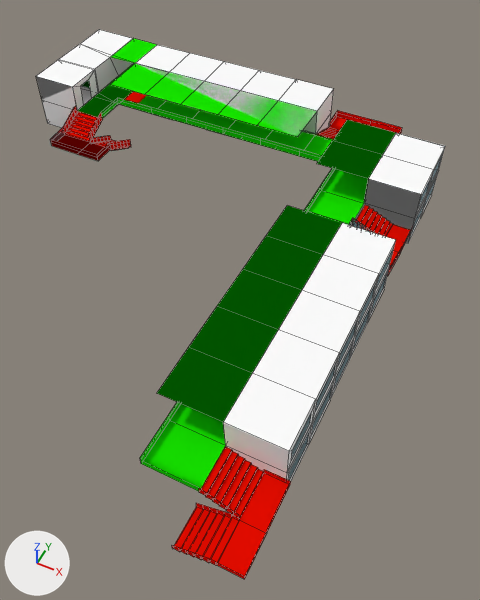
One commit to the Blender file epit'scape/Assets/Scenes/maps/map/VB.blend: the scene before it, then after it.
Before and after are seen from a 50 mm camera at (-59.8, 10.5, 82.7) aimed at (-88.7, 68.4, 10.4). Lighting does not change. The marker at lower left points along +X, +Y and +Z. Mesh edges are drawn as thin lines.
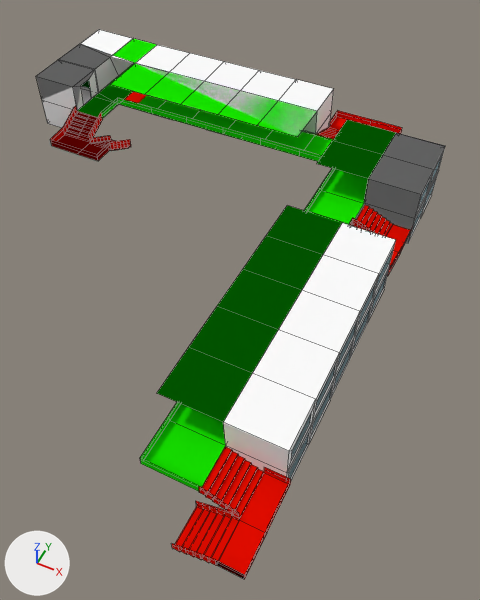
What the commit changed:
me_cube is used by ob_cube; location (-93.5, 81.3, 18.0); scale (4.77, 24.2, 3.12).
Verts and faces of me_cube; kept vertices keep their numbers, new ones are numbered from 750.
Before the commit, vertices of me_cube: 26 (3.34, 0.24, 1.68) at pixel (368, 178), 27 (3.34, 0.77, 1.68) at pixel (396, 132), 28 (4.96, 0.77, 1.68) at pixel (445, 145), 29 (4.96, 0.24, 1.68) at pixel (421, 194).
me_cube had 750 vertices, 664 faces, 4 loose edges and spanned x -9.31..5.0, y -2.07..1.22, z -1.4..1.71.
me_cube now has 806 vertices, 762 faces, 4 loose edges and spans x -9.31..5.0, y -2.07..1.22, z -1.4..1.71.
Part 1, on me_cube:
New faces: (26, 27, 28, 29) (mat_wall (white #ffffff)).
Part 2, on me_cube:
26 faces are deleted.
8 vertices are added at x -7.7..-7.12, y 0.14..0.48, z -0.27..1.37.
8 new vertices lie (-0.55, 0.0, 0.0) away from vertices in x -6.59..-6.56, y 0.11..0.26, z -0.37..0.14.
8 new vertices lie (-0.43, 0.0, 0.0) away from vertices in x -5.68..-5.62, y 0.11..0.32, z -1.22..-0.55.
5 new vertices lie (0.43, 0.0, 0.0) away from vertices in x -6.54..-6.48, y 0.15..0.32, z -1.33..-0.55.
75 new faces join them, mat_red_rail (red #e70d00).
4 new faces join them, mat_wall (white #ffffff).
2 new faces join them, mat_glass.
Part 3, on me_cube:
27 new vertices lie (0.0, 0.0, 0.16) away from vertices in x 1.92..5.0, y -2.07..-1.62, z -1.03..0.5.
1 new face joins them, mat_green_rail (green #17e700).
28 new faces join them, mat_red_rail (red #e70d00).
13 new faces join them, mat_glass.
me_cube part 4: 26 faces spanning x -7.66..4.32, y -0.2..1.04, z -1.24..0.66 switch from mat_glass to mat_red_rail (red #e70d00).

Changed parts and their boxes (x1, y1, x2, y2) in the pictures (480 x 600 px):
part 1 of me_cube, added
    after: (370, 133, 445, 193)
part 2 of me_cube, built on
    before: (36, 76, 131, 151)
    after: (36, 34, 131, 151)
part 3 of me_cube, added (red)
    after: (140, 458, 291, 579)
part 4 of me_cube, recoloured
    both: (51, 127, 371, 232)
